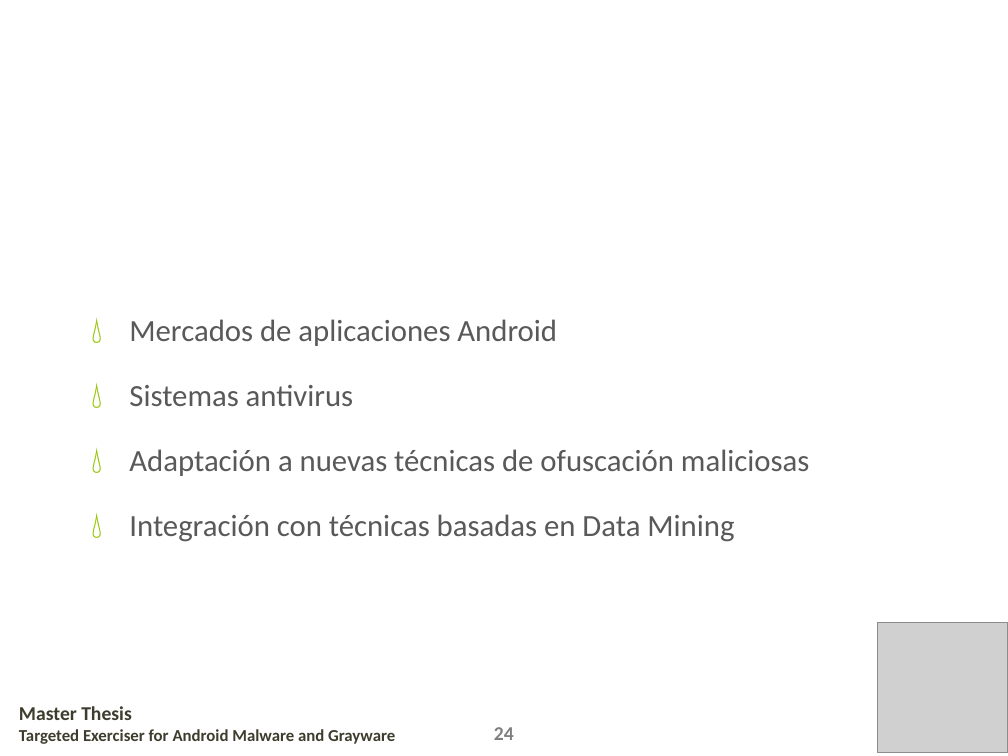
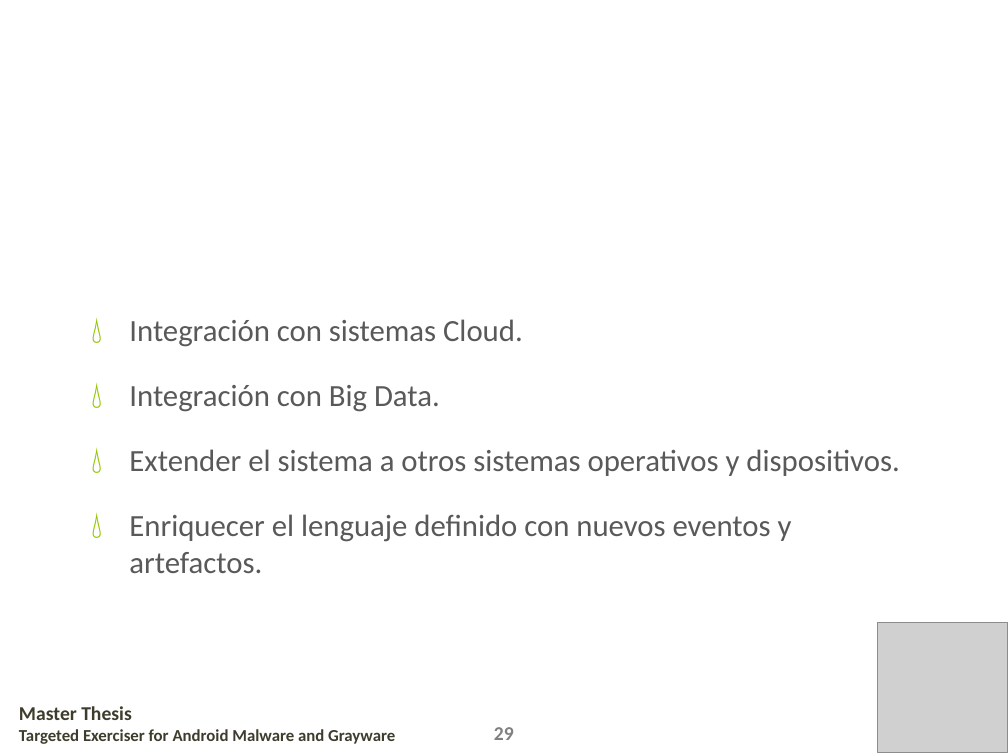
Before and after one commit to mariohhd/targetdroid-tfm, a slide deck: slide 29 of doc/tfm_presentacion.pptx (slide 26 before the commit). Drawn at 1008x756 pixels with LibreOffice and Linux fonts; fonts in the diff are those of the drawing; grey boxes stand for pictures; background and template pictures are left out. Boxes give left, top, right and bottom in pixels: in the first picture for what was removed or moved away, otherwise in the second. Text is boxed around its words. In the diff, an @@ line names an element or a change of style, - is before the commit and + after.

```diff
--- a/doc/tfm_presentacion.pptx
+++ b/doc/tfm_presentacion.pptx
@@ text at (129, 319, 899, 573): text changed @@
-💧 Mercados de aplicaciones Android
-💧 Sistemas antivirus
-💧 Adaptación a nuevas técnicas de ofuscación maliciosas
-💧 Integración con técnicas basadas en Data Mining
+💧 Integración con sistemas Cloud.
+💧 Integración con Big Data.
+💧 Extender el sistema a otros sistemas operativos y dispositivos.
+💧 Enriquecer el lenguaje definido con nuevos eventos y artefactos.
@@ text at (494, 727, 514, 740): text changed @@
-24
+29
```
Also in this commit, not shown: 14 other slides changed, 11 slides added, 8 slides removed, 1 other file.
